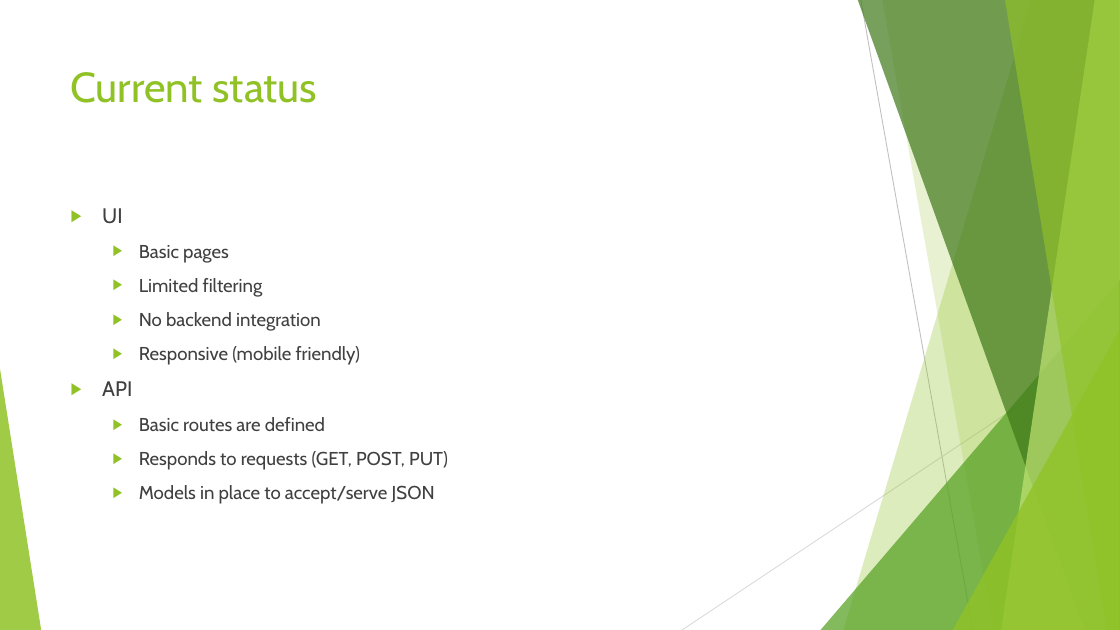
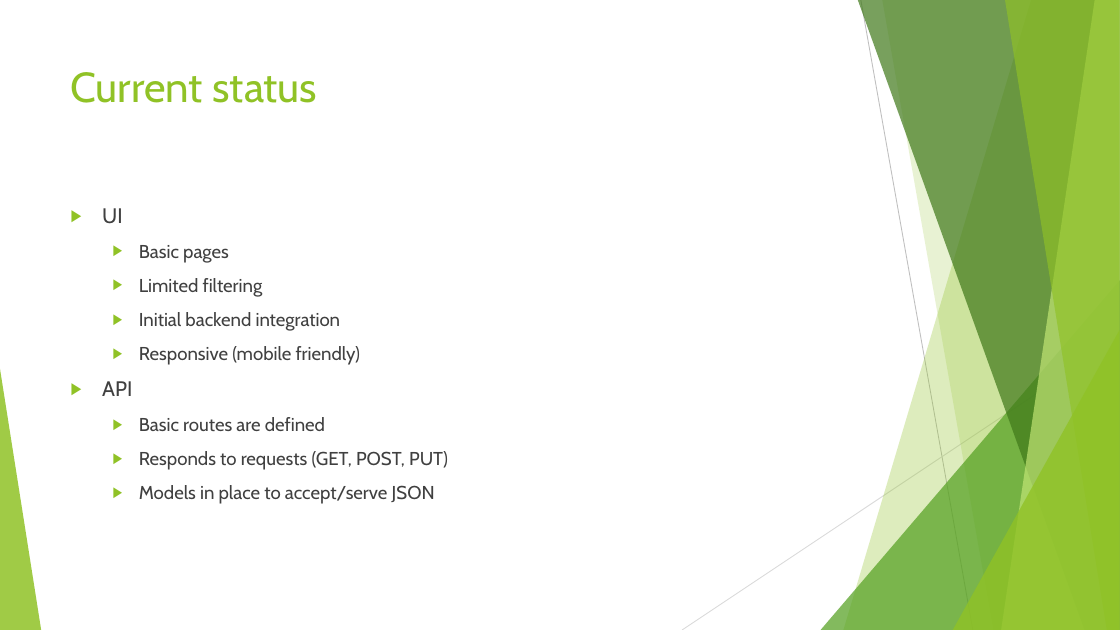
Before and after one commit to mattmccutchen/EventHawk, a slide deck: slide 3 of Homeworks/Event Hawk.pptx. Drawn at 1120x630 pixels with LibreOffice and Linux fonts; fonts in the diff are those of the drawing. Boxes give left, top, right and bottom in pixels: in the first picture for what was removed or moved away, otherwise in the second. Text is boxed around its words. In the diff, an @@ line names an element or a change of style, - is before the commit and + after.

```diff
--- a/Homeworks/Event Hawk.pptx
+++ b/Homeworks/Event Hawk.pptx
@@ text at box(139, 312, 341, 331): text changed @@
-  ▶ No backend integration
+  ▶ Initial backend integration
```
Also in this commit, not shown: 1 other slide changed.
